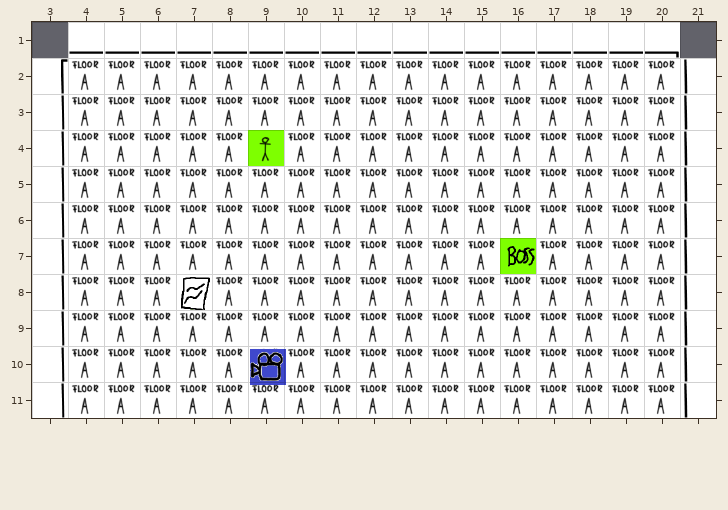
Tiled map: assets/levels/BossLevel.tmx. Above is the file before it was changed.
Cells are 64x64 px. Shown: x 3..21, y 1..11.
After the commit:
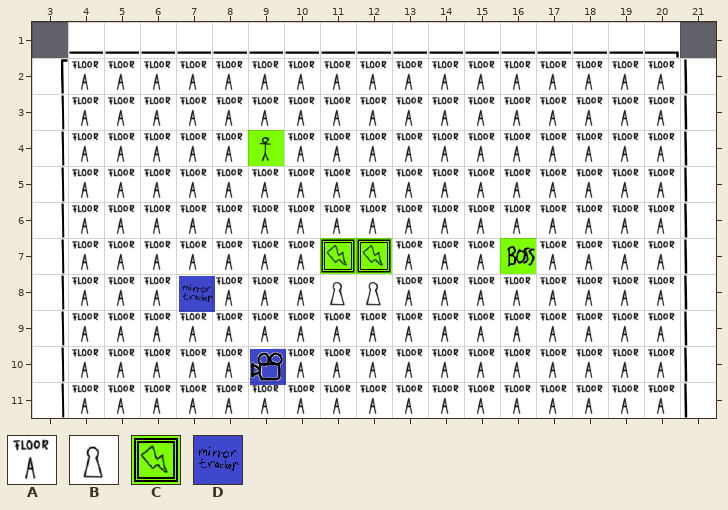
Key: from "Tileset": A 0, B 5, C 33, D 65.
_ is an empty cell.
Objects are placed by their top-left corner, in cells (3,4 is the top-left corner of cell 3,4); size is 1x1 cell unless given.
The edit:
Layer "Tile Layer 1":
Tile B replaces tile A in row 8 at x 11 to 12.
Layer "Tile Layer 2":
Tile C is added in row 7 at x 11 to 12.
Layer "Object Layer 1":
A new object: D at 7.1,8.
Pixel boxes of the changes (left, top, right, bottom) in both pictures:
changed: (320, 238, 392, 307)
added: (179, 276, 215, 312)
